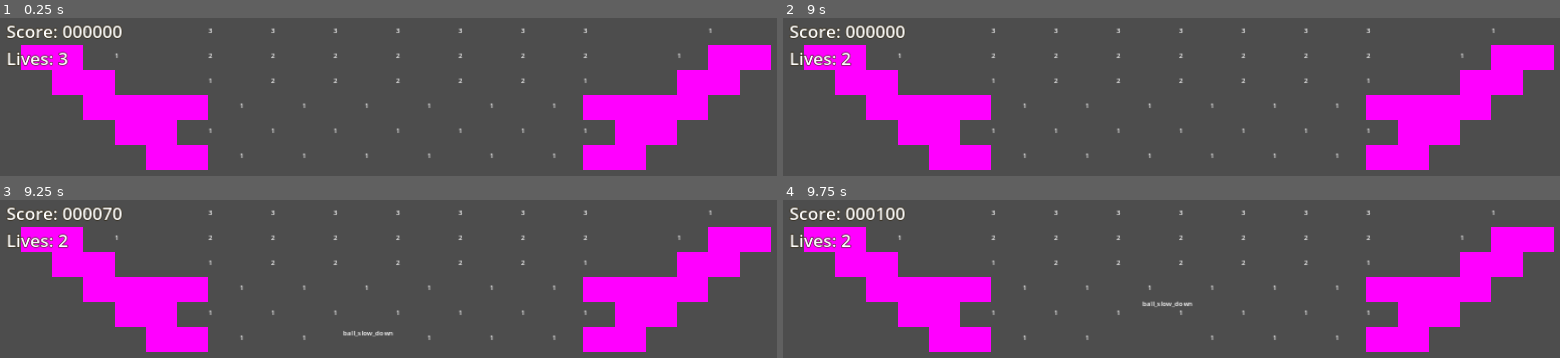
Above: before the commit, frames 1-4 (two rows, left to right).
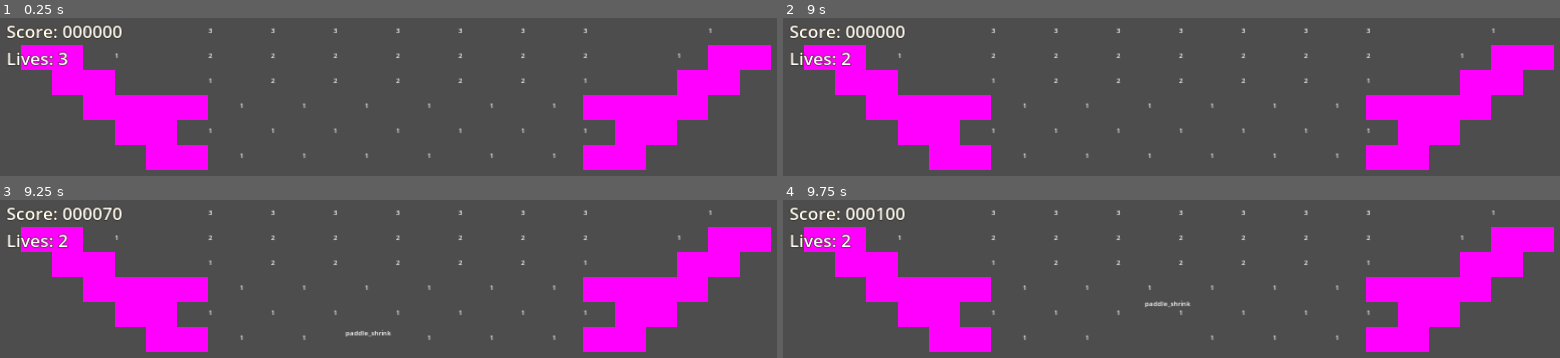
Above: after the commit, the same moments.

Repository: O-39889/brickout
Game: Godot game, scene res://scenes/main_level.tscn
The game is run twice, just before and just after one commit, with the same random seed, the same clock (stepped at 60 frames per second) and the same inputs.
Inputs (mouse positions are in pixels of both pictures, inside the frame that each line leads up to):
- Up to frame 1 (0.25 s): no input
- Up to frame 2 (9 s): tap Enter at 0.5 s; move the mouse to (outside the picture) at 0.52 s; click (outside the picture) at 0.67 s; tap R (debug_restart) every 0.75 s from 1.25 to 4.25 s; move the mouse to (outside the picture) at 1.27 s; click (outside the picture) at 1.42 s; move the mouse to (outside the picture) at 2.02 s; click (outside the picture) at 2.17 s; move the mouse to (outside the picture) at 2.77 s; click (outside the picture) at 2.92 s; move the mouse to (outside the picture) at 3.52 s; click (outside the picture) at 3.67 s; move the mouse to (outside the picture) at 4.27 s; click (outside the picture) at 4.42 s; move the mouse to (outside the picture) at 5.02 s; click (outside the picture) at 5.17 s; move the mouse to (outside the picture) at 5.77 s; click (outside the picture) at 5.92 s; move the mouse to (outside the picture) at 6.52 s; click (outside the picture) at 6.67 s; move the mouse to (outside the picture) at 7.27 s; click (outside the picture) at 7.42 s; move the mouse to (outside the picture) at 8.02 s; click (outside the picture) at 8.17 s; move the mouse to (outside the picture) at 8.77 s; click (outside the picture) at 8.92 s
- Up to frame 3 (9.25 s): no input
- Up to frame 4 (9.75 s): move the mouse to (outside the picture) at 9.52 s; click (outside the picture) at 9.67 s

Frames 1-2 are identical in both runs. In frame 3, 0.1% of the frame differs, in the area x 44-51%, y 82-87%; in frame 4, 0.1%.

Commit message:
Add the win powerup?

Diff:
--- a/scenes/main_level.tscn
+++ b/scenes/main_level.tscn
@@ -220,7 +220,6 @@
 label_settings = SubResource("LabelSettings_0fqg0")
 
 [node name="Lives" type="Label" parent="GUI" index="1"]
-anchors_preset = -1
 offset_left = 25.0
 offset_top = 90.0
 text = "Lives: 3"
--- a/scripts/classes/Powerup.gd
+++ b/scripts/classes/Powerup.gd
@@ -14,6 +14,7 @@
 		&'add_points_100',
 		&'add_points_200',
 		&'add_points_500',
+		&'finish_level',
 	],
 	&'neutral': [
 		&'ball_speed_up',
@@ -84,6 +85,11 @@
 		&'description': 'Adds 500 points to the counter. Earn 10 000 poins for an extra life!',
 		&'points': 500,
 	},
+	&'finish_level': {
+		&'name': 'Level Finish',
+		&'description': 'Wins the level immediately. This power-up can drop when there are very few bricks left on-screen.',
+		&'points': 100,
+	},
 	&'ball_speed_up': {
 		&'name': 'Speed Up Balls',
 		&'description': 'Increases the speed of the balls.',
--- a/scripts/level_components/powerup_manager.gd
+++ b/scripts/level_components/powerup_manager.gd
@@ -34,7 +34,8 @@
 	var bad_weight_rel := 2.0 / 3.0;
 	var bad_weight := float(pool[&'good'].size()) / float(pool[&'bad'].size()) * bad_weight_rel;
 	for good_id in pool[&'good']:
-		result[good_id] = good_weight;
+		if good_id != &'finish_level':
+			result[good_id] = good_weight;
 	for neutral_id in pool[&'neutral']:
 		result[neutral_id] = neutral_weight;
 	for bad_id in pool[&'bad']:
@@ -98,6 +99,9 @@
 			new_weights[&'fire_ball'] *= 2;
 		if new_weights.has(&'acid_ball'):
 			new_weights[&'acid_ball'] *= 1.8;
+
+	if get_tree().get_nodes_in_group(&'destructible_bricks').size() <= 5:
+		new_weights[&'finish_level'] = 2.5; # idk just ballpark lol
 
 	return new_weights;
 
@@ -177,6 +181,8 @@
 				b.state = Ball.BallState.Acid;
 			# probably move to somewhere else
 			Globals.start_or_extend_timer(level.timer_acid, level.ACID_TIME);
+		&'finish_level':
+			print('Win!');
 		# NEUTRAL
 		&'ball_speed_up':
 			Ball.increase_speed();
